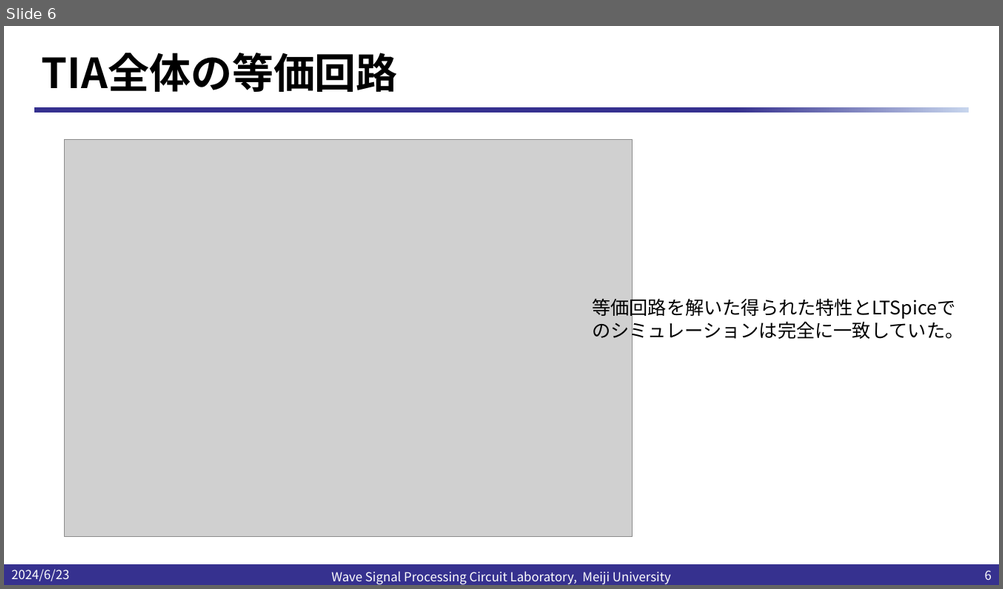
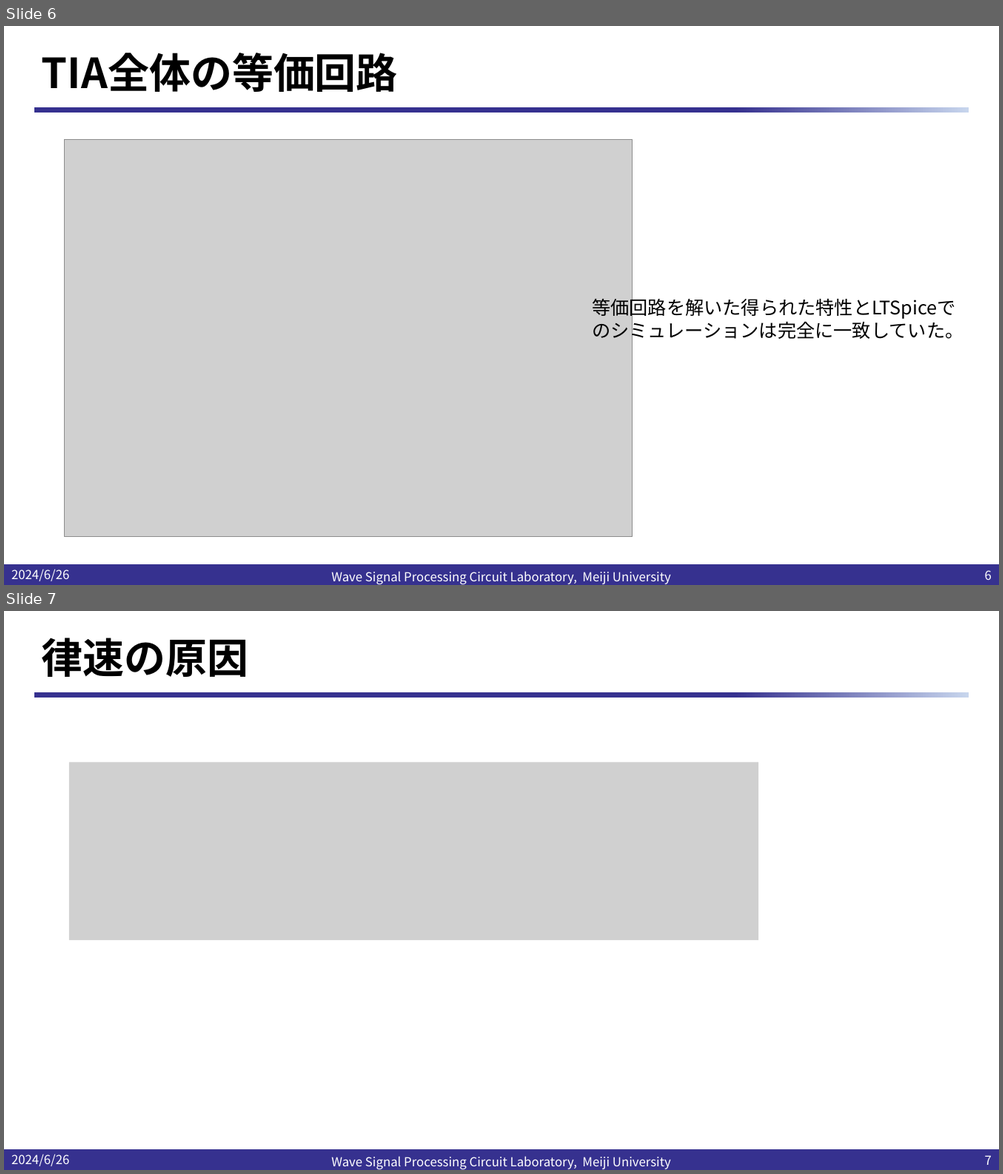
Before and after one commit to kjm-desktop10400/reserch, a slide deck: IHP_2024/20240628/プレゼンテーション2.pptx. Shown one above the other, each under a label of ours: slide 6 before the commit, slides 6 and 7 after it. The pictures are 1003x589 and 1003x1174 pixels, drawn with LibreOffice and Linux fonts; fonts in the diff are those of the drawing; grey boxes stand for pictures; background and template pictures are left out. Boxes give left, top, right and bottom in pixels: in the first picture for what was removed or moved away, otherwise in the second. Text is boxed around its words. In the diff, an @@ line names an element or a change of style, - is before the commit and + after.

```diff
--- a/IHP_2024/20240628/プレゼンテーション2.pptx
+++ b/IHP_2024/20240628/プレゼンテーション2.pptx
@@ slide 7 added at (4,611,999,1170), background #FFFFFF; not listed: 2 template elements that a slide beside it also shows @@
@@ title added at (42,638,249,677), 40 pt, text #000000, bold @@
+律速の原因
@@ picture added at (69,763,758,941) @@
@@ text added at (11,1154,69,1167), 12 pt, text #FFFFFF @@
+2024/6/26
@@ text added at (331,1156,671,1170), 12 pt, text #FFFFFF @@
+Wave Signal Processing Circuit Laboratory, Meiji University
@@ page number added at (984,1156,991,1165), 12 pt, text #FFFFFF @@
+7
@@ slide 6 changed as well @@
@@ text at (11,569,69,582): text changed @@
-2024/6/23
+2024/6/26
```
Also in this commit, not shown: 5 other slides changed, 2 other files.
